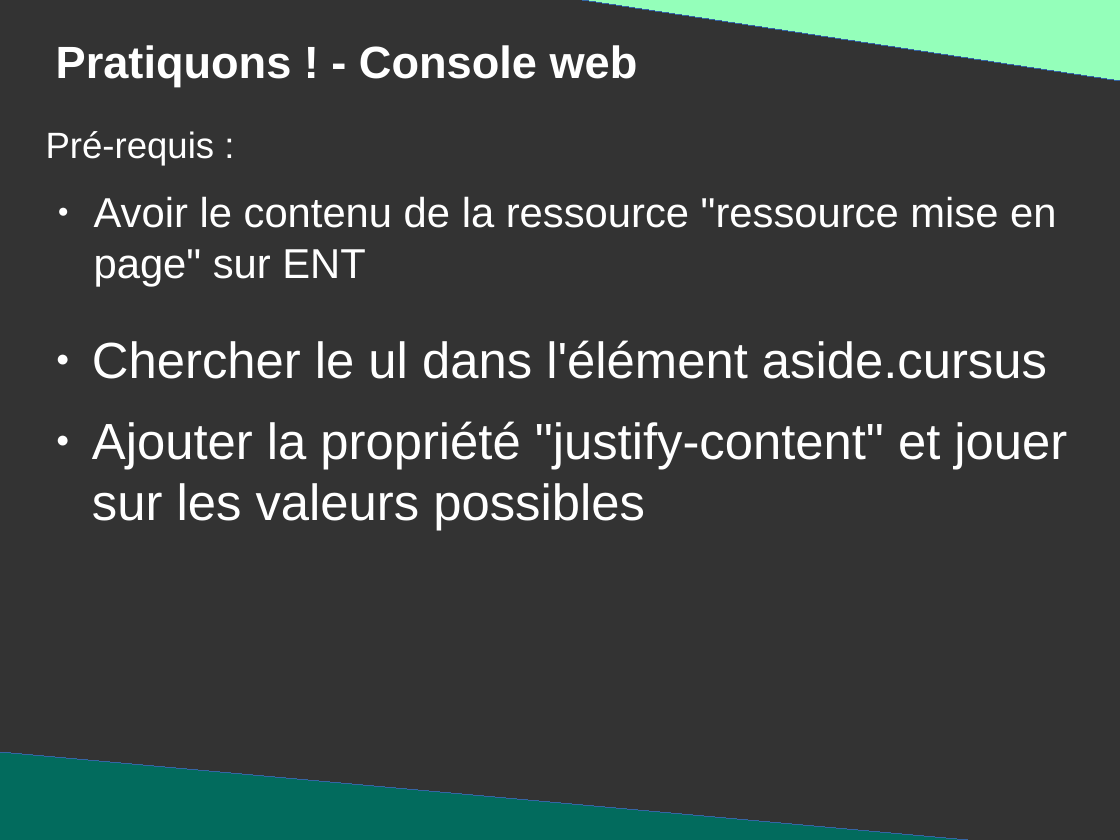
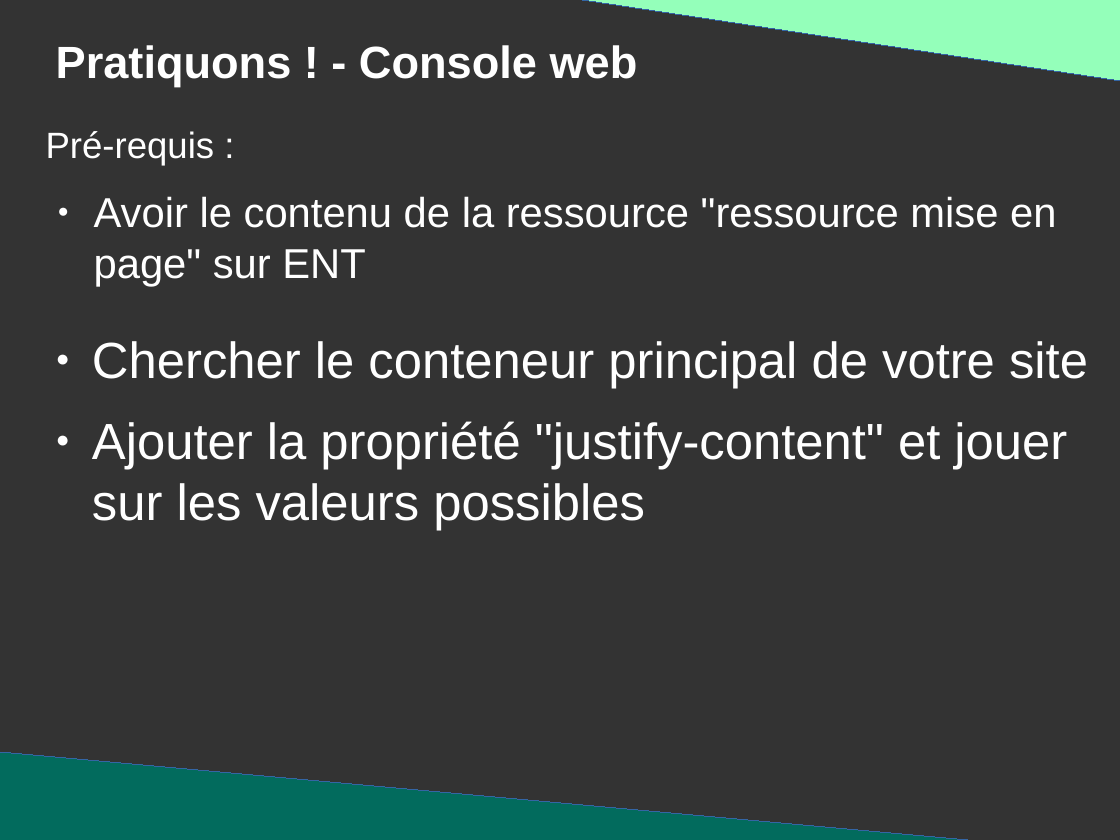
Before and after one commit to DanYellow/presentations, a slide deck: slide 131 of mmi/html/travaux-pratiques/numero-2/presentation.odp (slide 118 before the commit). Drawn at 1120x840 pixels with LibreOffice and Linux fonts; fonts in the diff are those of the drawing. Boxes give left, top, right and bottom in pixels: in the first picture for what was removed or moved away, otherwise in the second. Text is boxed around its words. In the diff, an @@ line names an element or a change of style, - is before the commit and + after.

```diff
--- a/mmi/html/travaux-pratiques/numero-2/presentation.odp
+++ b/mmi/html/travaux-pratiques/numero-2/presentation.odp
@@ text at (92,341,1088,389): text changed @@
-● Chercher le ul dans l'élément aside.cursus
+● Chercher le conteneur principal de votre site
```
Also in this commit, not shown: 5 other slides changed, 16 slides added, 1 slide removed, 4 other files.
